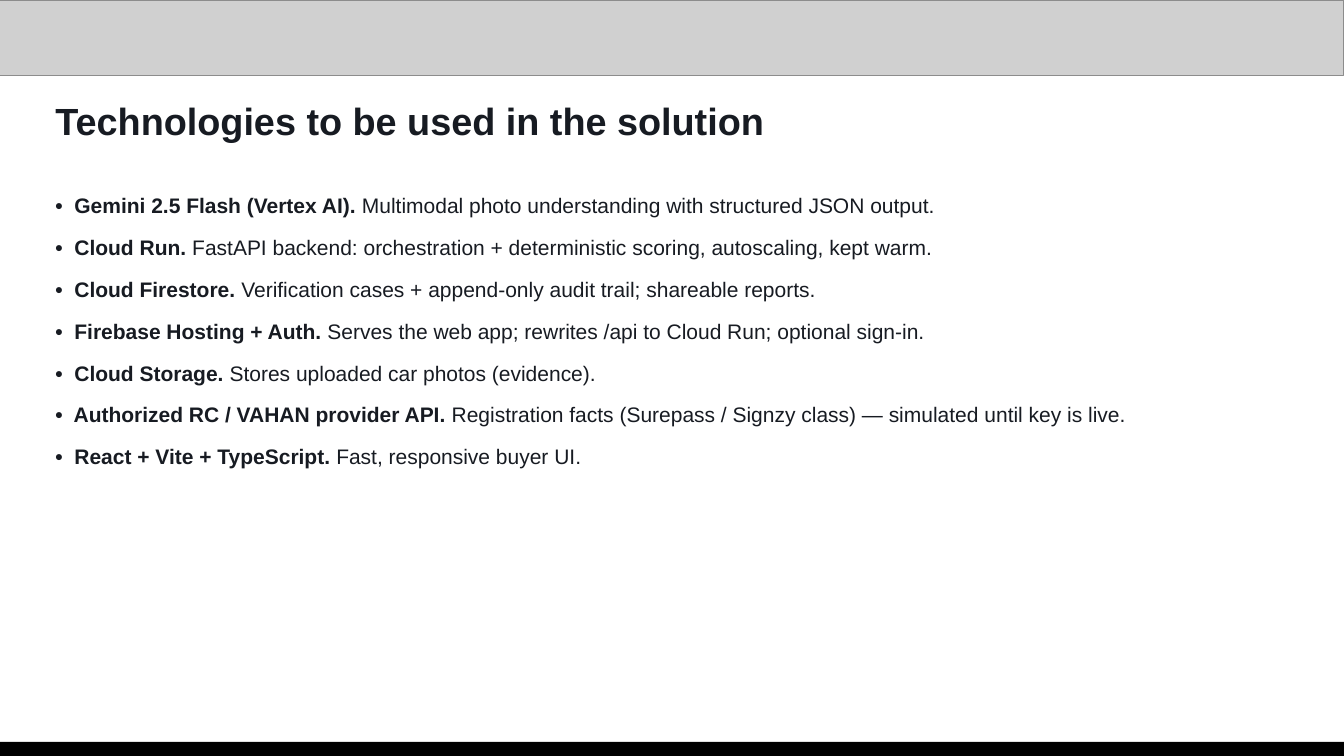
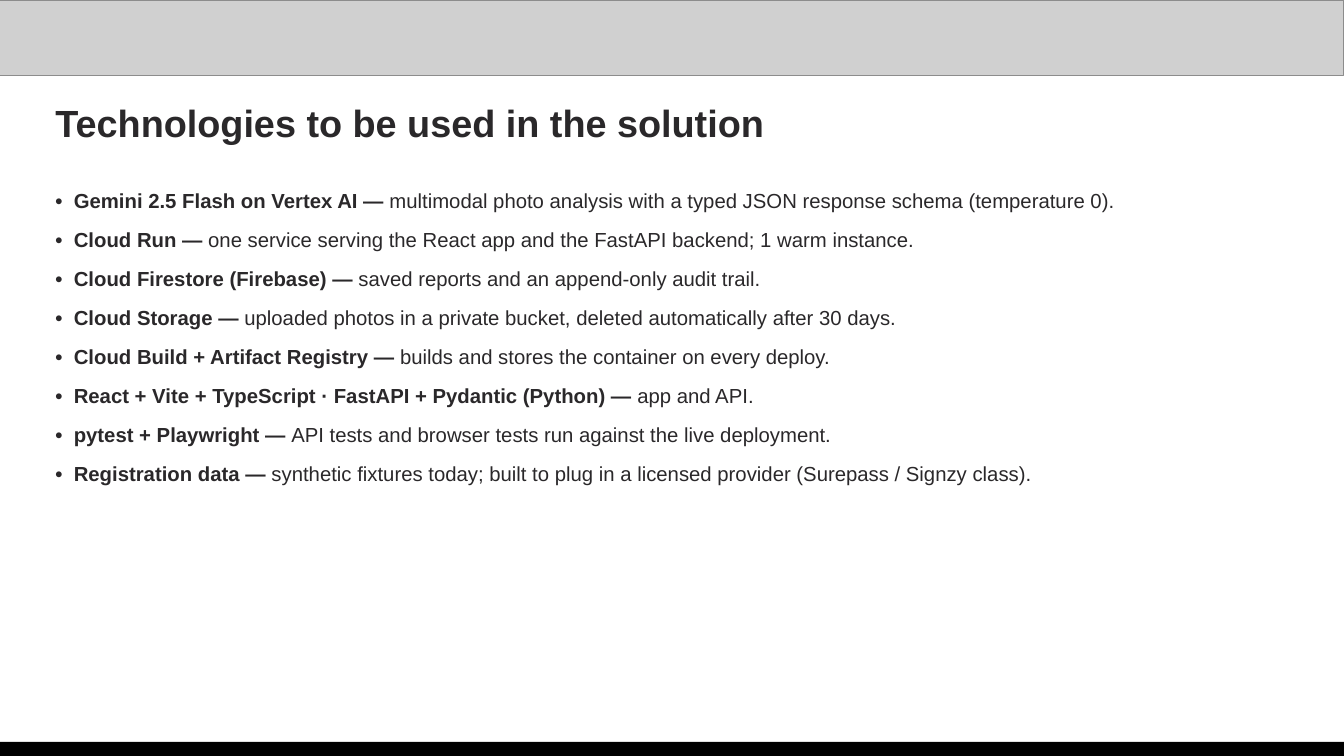
Before and after one commit to radhikaaudi/Veriqo, a slide deck: slide 8 of docs/Veriqo_AI_Builder_Cup_Deck.pptx. Drawn at 1344x756 pixels with LibreOffice and Linux fonts; fonts in the diff are those of the drawing; grey boxes stand for pictures. Boxes give left, top, right and bottom in pixels: in the first picture for what was removed or moved away, otherwise in the second. Text is boxed around its words. In the diff, an @@ line names an element or a change of style, - is before the commit and + after.

Commit message:
data eval

```diff
--- a/docs/Veriqo_AI_Builder_Cup_Deck.pptx
+++ b/docs/Veriqo_AI_Builder_Cup_Deck.pptx
@@ text "Technologies to be used in ..." at (55, 109, 764, 144): text colour #171B22 to #2A282A; line spacing 1.05 to 1.08 @@
@@ text at (74, 193, 1114, 486): text changed; size 15 to 14.5 pt; text colour #171B22 to #2A282A @@
-• Gemini 2.5 Flash (Vertex AI). Multimodal photo understanding with structured JSON output.
-• Cloud Run. FastAPI backend: orchestration + deterministic scoring, autoscaling, kept warm.
-• Cloud Firestore. Verification cases + append-only audit trail; shareable reports.
-• Firebase Hosting + Auth. Serves the web app; rewrites /api to Cloud Run; optional sign-in.
-• Cloud Storage. Stores uploaded car photos (evidence).
-• Authorized RC / VAHAN provider API. Registration facts (Surepass / Signzy class) — simulated until key is live.
-• React + Vite + TypeScript. Fast, responsive buyer UI.
+• Gemini 2.5 Flash on Vertex AI — multimodal photo analysis with a typed JSON response schema (temperature 0).
+• Cloud Run — one service serving the React app and the FastAPI backend; 1 warm instance.
+• Cloud Firestore (Firebase) — saved reports and an append-only audit trail.
+• Cloud Storage — uploaded photos in a private bucket, deleted automatically after 30 days.
+• Cloud Build + Artifact Registry — builds and stores the container on every deploy.
+• React + Vite + TypeScript · FastAPI + Pydantic (Python) — app and API.
+• pytest + Playwright — API tests and browser tests run against the live deployment.
+• Registration data — synthetic fixtures today; built to plug in a licensed provider (Surepass / Signzy class).
```
Also in this commit, not shown: 8 other slides changed, 4 slides added, 4 slides removed, 19 other files.
